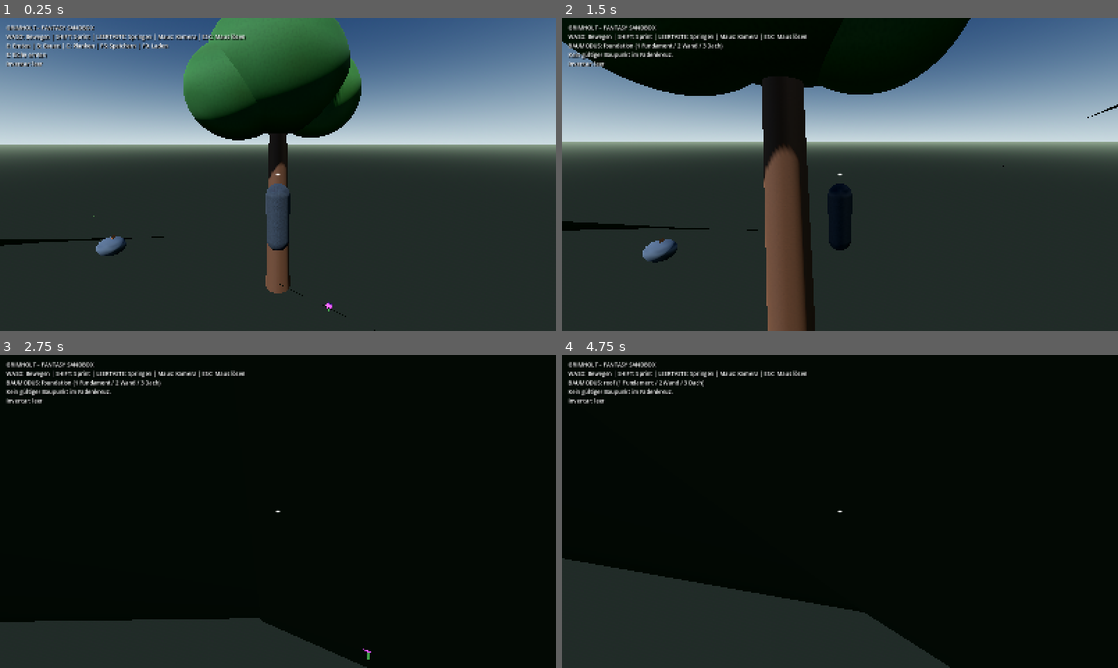
Above: before the commit, frames 1-4 (two rows, left to right).
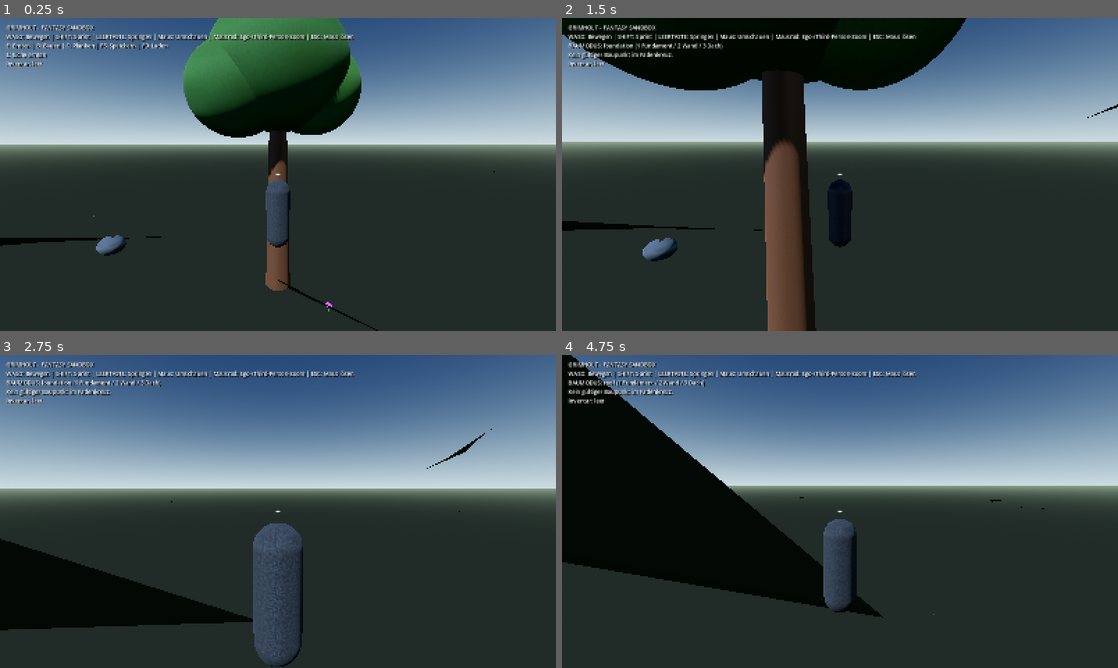
Above: after the commit, the same moments.

Repository: HazelTheSquirrel/Grimholt-Test
Game: Godot game, scene res://scenes/main.tscn
Two runs of this game, one before a commit and one after it. Both use one fixed random seed, a clock stepped at 60 frames per second and the inputs below.
Inputs (mouse positions are in pixels of both pictures, inside the frame that each line leads up to):
- Up to frame 1 (0.25 s): no input
- Up to frame 2 (1.5 s): tap Enter at 0.5 s; move the mouse to (867, 174) at 0.52 s; hold W (move_forward) from 0.53 s (still down); tap E at 0.6 s; click (867, 174) at 0.67 s; tap Space at 0.77 s; move the mouse to (812, 174) at 1.27 s; tap B at 1.35 s; click (812, 174) at 1.42 s
- Up to frame 3 (2.75 s): keep holding W (move_forward); tap Space at 1.52 s; move the mouse to (289, 505) at 2.02 s; tap 1 at 2.1 s; click (289, 505) at 2.17 s
- Up to frame 4 (4.75 s): keep holding W (move_forward); move the mouse to (834, 517) at 2.77 s; tap 2 at 2.85 s; click (834, 517) at 2.92 s; tap Space at 3.02, 3.77, 4.52 s; move the mouse to (878, 514) at 3.52 s; tap 3 at 3.6 s; click (878, 514) at 3.67 s; move the mouse to (795, 508) at 4.27 s; tap C at 4.35 s; click (795, 508) at 4.42 s

The runs differ from the first frame. In frame 1, 1.4% of the frame differs, in the area x 0-89%, y 0-100%; in frame 2, 2.0%; in frame 3, 86%, in the area x 0-100%, y 0-100%; in frame 4, 65%.

Commit message:
Add collision-aware first-person and third-person camera zoom

Diff:
--- a/Grimholt/scripts/player_controller.gd
+++ b/Grimholt/scripts/player_controller.gd
@@ -8,6 +8,10 @@
 const JUMP_VELOCITY := 5.0
 const MOUSE_SENSITIVITY := 0.002
 const INTERACTION_DISTANCE := 5.0
+const CAMERA_MIN_DISTANCE := 0.08
+const CAMERA_MAX_DISTANCE := 8.5
+const CAMERA_ZOOM_STEP := 0.7
+const FIRST_PERSON_THRESHOLD := 0.22
 
 @onready var camera_pivot: Node3D = $CameraPivot
 @onready var camera: Camera3D = $CameraPivot/Camera3D
@@ -22,6 +26,8 @@
 var interaction_feedback := ""
 var feedback_timer := 0.0
 var gravity: float = ProjectSettings.get_setting("physics/3d/default_gravity")
+var camera_distance := 5.2
+var effective_camera_distance := 5.2
 
 func _ready() -> void:
     _configure_input_actions()
@@ -30,6 +36,7 @@
     floor_snap_length = 0.35
     floor_max_angle = deg_to_rad(50.0)
     camera_pivot.rotation.x = deg_to_rad(-8.0)
+    _apply_camera_distance()
     Input.mouse_mode = Input.MOUSE_MODE_CAPTURED
 
 func _configure_body_visual() -> void:
@@ -74,7 +81,7 @@
 func _unhandled_input(event: InputEvent) -> void:
     if event is InputEventMouseMotion and Input.mouse_mode == Input.MOUSE_MODE_CAPTURED:
         camera_pivot.rotate_y(-event.relative.x * MOUSE_SENSITIVITY)
-        camera_pivot.rotation.x = clampf(camera_pivot.rotation.x - event.relative.y * MOUSE_SENSITIVITY, deg_to_rad(-45), deg_to_rad(30))
+        camera_pivot.rotation.x = clampf(camera_pivot.rotation.x - event.relative.y * MOUSE_SENSITIVITY, deg_to_rad(-80), deg_to_rad(65))
     elif event is InputEventKey and event.pressed and not event.echo:
         if event.keycode == KEY_ESCAPE:
             Input.mouse_mode = Input.MOUSE_MODE_VISIBLE
@@ -96,7 +103,13 @@
         elif event.keycode == KEY_F9:
             get_parent().call("_load_game")
     elif event is InputEventMouseButton and event.pressed:
-        if Input.mouse_mode == Input.MOUSE_MODE_VISIBLE:
+        if event.button_index == MOUSE_BUTTON_WHEEL_UP:
+            camera_distance = maxf(CAMERA_MIN_DISTANCE, camera_distance - CAMERA_ZOOM_STEP)
+            _apply_camera_distance()
+        elif event.button_index == MOUSE_BUTTON_WHEEL_DOWN:
+            camera_distance = minf(CAMERA_MAX_DISTANCE, camera_distance + CAMERA_ZOOM_STEP)
+            _apply_camera_distance()
+        elif Input.mouse_mode == Input.MOUSE_MODE_VISIBLE:
             Input.mouse_mode = Input.MOUSE_MODE_CAPTURED
         elif event.button_index == MOUSE_BUTTON_LEFT and build_mode:
             _place_building_piece()
@@ -119,11 +132,32 @@
         velocity.x = move_toward(velocity.x, 0.0, WALK_SPEED * 5.0 * delta)
         velocity.z = move_toward(velocity.z, 0.0, WALK_SPEED * 5.0 * delta)
     move_and_slide()
+    _apply_camera_distance()
     if feedback_timer > 0.0:
         feedback_timer = maxf(0.0, feedback_timer - delta)
         if feedback_timer == 0.0:
             interaction_feedback = ""
     _update_hud()
+
+
+func _apply_camera_distance() -> void:
+    if camera == null or camera_pivot == null:
+        return
+    var safe_distance := camera_distance
+    if camera_distance > CAMERA_MIN_DISTANCE + 0.01 and is_inside_tree():
+        var pivot_position := camera_pivot.global_position
+        var camera_direction := camera_pivot.global_transform.basis.z.normalized()
+        var desired_position := pivot_position + camera_direction * camera_distance
+        var query := PhysicsRayQueryParameters3D.create(pivot_position, desired_position)
+        query.exclude = [get_rid()]
+        query.collision_mask = 1
+        var obstruction := get_world_3d().direct_space_state.intersect_ray(query)
+        if not obstruction.is_empty():
+            safe_distance = maxf(CAMERA_MIN_DISTANCE, pivot_position.distance_to(Vector3(obstruction.position)) - 0.18)
+    effective_camera_distance = safe_distance
+    var zoom_ratio := inverse_lerp(CAMERA_MIN_DISTANCE, CAMERA_MAX_DISTANCE, camera_distance)
+    camera.position = Vector3(0.0, lerpf(0.12, 0.35, zoom_ratio), safe_distance)
+    body_visual.visible = camera_distance > FIRST_PERSON_THRESHOLD
 
 func _interact() -> bool:
     var hit := _raycast()
@@ -192,4 +226,4 @@
                 feedback_text = "E: %s ernten" % String(target.get("display_name"))
         if feedback_text.is_empty():
             feedback_text = "Richte das Fadenkreuz auf einen Baum, Erz oder eine Pflanze."
-    status_label.text = "GRIMHOLT – FANTASY SANDBOX\nWASD: Bewegen | SHIFT: Sprint | LEERTASTE: Springen | Maus: Kamera | ESC: Maus lösen\n%s\n%s\n%s" % [mode_text, feedback_text, inventory.get_summary()]
+    status_label.text = "GRIMHOLT – FANTASY SANDBOX\nWASD: Bewegen | SHIFT: Sprint | LEERTASTE: Springen | Maus: Umschauen | Mausrad: Ego-/Third-Person-Zoom | ESC: Maus lösen\n%s\n%s\n%s" % [mode_text, feedback_text, inventory.get_summary()]
